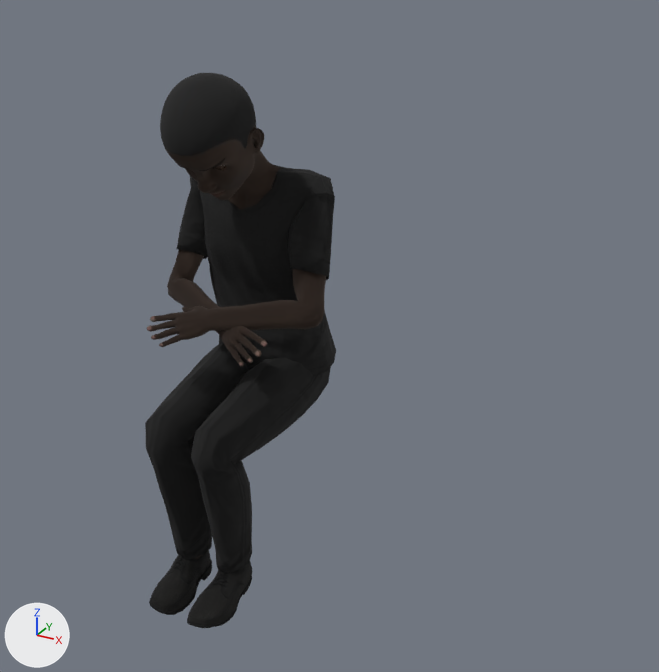
What one commit did to the glTF model onur3d/onur.glb.
Both versions are drawn from a 50 mm lens placed at (0.981, -1.549, 1.57), pointed at (0.139, -0.018, 0.805). Lighting does not change. The marker at lower left points along +X, +Y and +Z. The picture after the commit comes second. Where no turn or scale is listed for an object, it has been applied to the vertices. Vertices at exactly the same position are counted once.

Script lines for the objects in view, before the commit:
```python
me_body = bpy.data.meshes.new('Body')
me_body.from_pydata(...)  # 6490 vertices, 12628 faces; spans x -22.2..23.0, y -36.6..-4.3, z 39.4..158.8
me_body.materials.append(mat_body)
me_bottoms = bpy.data.meshes.new('Bottoms')
me_bottoms.from_pydata(...)  # 733 vertices, 1432 faces; spans x -15.3..15.2, y -44.4..9.9, z 43.2..101.0
me_bottoms.materials.append(mat_bottom)
me_shoes = bpy.data.meshes.new('Shoes')
me_shoes.from_pydata(...)  # 950 vertices, 1764 faces; spans x -10.9..10.9, y -48.4..-27.1, z 33.7..45.7
me_shoes.materials.append(mat_shoes)
me_tops = bpy.data.meshes.new('Tops')
me_tops.from_pydata(...)  # 465 vertices, 926 faces; spans x -20.7..21.7, y -17.4..10.4, z 83.9..136.9
me_tops.materials.append(mat_top)
ob_body = bpy.data.objects.new('Body', me_body)
ob_body.location = (0.0, 0.0, 0.0)
ob_body.scale = (0.0085, 0.0085, 0.0085)
ob_bottoms = bpy.data.objects.new('Bottoms', me_bottoms)
ob_bottoms.location = (0.0, 0.0, 0.0)
ob_bottoms.scale = (0.0085, 0.0085, 0.0085)
ob_shoes = bpy.data.objects.new('Shoes', me_shoes)
ob_shoes.location = (0.0, 0.0, 0.0)
ob_shoes.scale = (0.0085, 0.0085, 0.0085)
ob_tops = bpy.data.objects.new('Tops', me_tops)
ob_tops.location = (0.0, 0.0, 0.0)
ob_tops.scale = (0.0085, 0.0085, 0.0085)
```
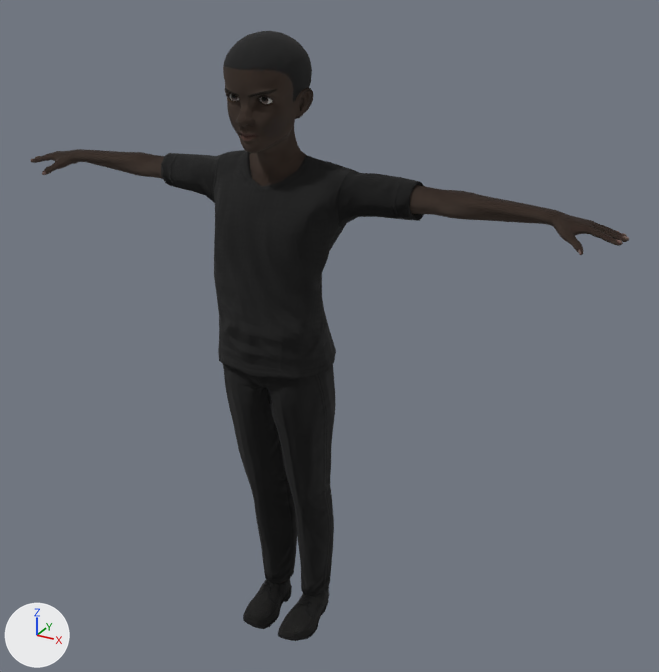
Where the newer file only moved an object's origin or applied its transform, the numbers keep the older frame.

Edits to the bpy script that builds the scene:
```text
Change me_body:
    used by ob_body; location = (0.0, 0.0, 0.0); scale = (0.0085, 0.0085, 0.0085)
    remove me_body.from_pydata(...)  # 6490 vertices, 12628 faces; spans x -22.2..23.0, y -36.6..-4.3, z 39.4..158.8
    add me_body.from_pydata(...)  # 6490 vertices, 12628 faces; spans x -0.7..0.7, y -0.1..0.1, z 0.0..1.4
    me_body part 1: the loose piece of 3002 vertices spanning x -10.8..10.7, y -35.7..-4.3, z 125.6..158.8 is scaled about its middle by (0.0085, 0.00623, 0.00711), then moved by (0.0, 20.0, -140.9)
    me_body part 2: the loose piece of 839 vertices spanning x -22.2..15.3, y -31.7..-6.7, z 97.2..118.5 is multiplied about its middle by the matrix ((-0.008, 0.003, 0.006), (-0.004, -0.005, -0.003), (-0.002, -0.006, 0.004)), then moved by (2.9, 19.2, -106.8)
    me_body part 3: the loose piece of 839 vertices spanning x -14.8..23.0, y -35.1..-8.4, z 99.1..119.6 is multiplied about its middle by the matrix ((-0.008, -0.003, -0.006), (0.004, -0.005, -0.002), (0.002, -0.005, 0.005)), then moved by (-3.6, 21.8, -108.2)
    other edits to the shape of me_body do not show in these pictures
Change me_bottoms:
    used by ob_bottoms; location = (0.0, 0.0, 0.0); scale = (0.0085, 0.0085, 0.0085)
    remove me_bottoms.from_pydata(...)  # 733 vertices, 1432 faces; spans x -15.3..15.2, y -44.4..9.9, z 43.2..101.0
    add me_bottoms.from_pydata(...)  # 733 vertices, 1432 faces; spans x -0.1..0.1, y -0.1..0.1, z 0.1..0.9
    me_bottoms part 4: the whole mesh is multiplied about its middle by the matrix ((0.009, 0.0, 0.0), (0.0, 0.002, -0.004), (0.0, 0.006, 0.011)), then moved by (0.0, 17.3, -71.6)
Change me_shoes:
    used by ob_shoes; location = (0.0, 0.0, 0.0); scale = (0.0085, 0.0085, 0.0085)
    remove me_shoes.from_pydata(...)  # 950 vertices, 1764 faces; spans x -10.9..10.9, y -48.4..-27.1, z 33.7..45.7
    add me_shoes.from_pydata(...)  # 950 vertices, 1764 faces; spans x -0.1..0.1, y -0.1..0.1, z 0.0..0.1
    me_shoes part 5: the whole mesh is scaled about its middle by (0.0089, 0.00859, 0.00817), then moved by (0.0, 37.8, -39.7)
Change me_tops:
    used by ob_tops; location = (0.0, 0.0, 0.0); scale = (0.0085, 0.0085, 0.0085)
    remove me_tops.from_pydata(...)  # 465 vertices, 926 faces; spans x -20.7..21.7, y -17.4..10.4, z 83.9..136.9
    add me_tops.from_pydata(...)  # 465 vertices, 926 faces; spans x -0.3..0.3, y -0.1..0.1, z 0.7..1.2
    me_tops part 6: 465 of 465 vertices moved; they spanned x -20.7..21.7, y -17.4..10.4, z 83.9..136.9 and now span x -0.3..0.3, y -0.1..0.1, z 0.7..1.2; mean shift (-0.1, 5.9, -113.1)
Change ob_body:
    ob_body.scale: (0.0085, 0.0085, 0.0085) -> (1.0, 1.0, 1.0)
Change ob_bottoms:
    ob_bottoms.scale: (0.0085, 0.0085, 0.0085) -> (1.0, 1.0, 1.0)
Change ob_shoes:
    ob_shoes.scale: (0.0085, 0.0085, 0.0085) -> (1.0, 1.0, 1.0)
Change ob_tops:
    ob_tops.scale: (0.0085, 0.0085, 0.0085) -> (1.0, 1.0, 1.0)
```

Boxes [x1, y1, x2, y2] around the edits, measured in the pictures (659 x 672 px; the box of a moved part takes in the faces that stretch with it):
'Bottoms', reshaped, rescaled (39% narrower)
    before: [145, 343, 331, 573]
    after: [222, 363, 335, 595]
'Body', reshaped, rescaled (233% wider, 14% taller)
    before: [147, 73, 326, 559]
    after: [30, 31, 629, 583]
'Tops', reshaped, rescaled (65% wider, 9% taller)
    before: [177, 165, 336, 376]
    after: [161, 150, 424, 380]
'Shoes', rescaled (16% narrower, 20% shorter)
    before: [149, 550, 252, 628]
    after: [243, 579, 329, 641]
part 1 of me_body, moved or reshaped
    before: [160, 73, 280, 209]
    after: [223, 31, 313, 186]
part 2 of me_body, moved or reshaped
    before: [167, 250, 268, 366]
    after: [30, 149, 164, 179]
part 3 of me_body, moved or reshaped
    before: [147, 269, 326, 347]
    after: [410, 185, 629, 255]
